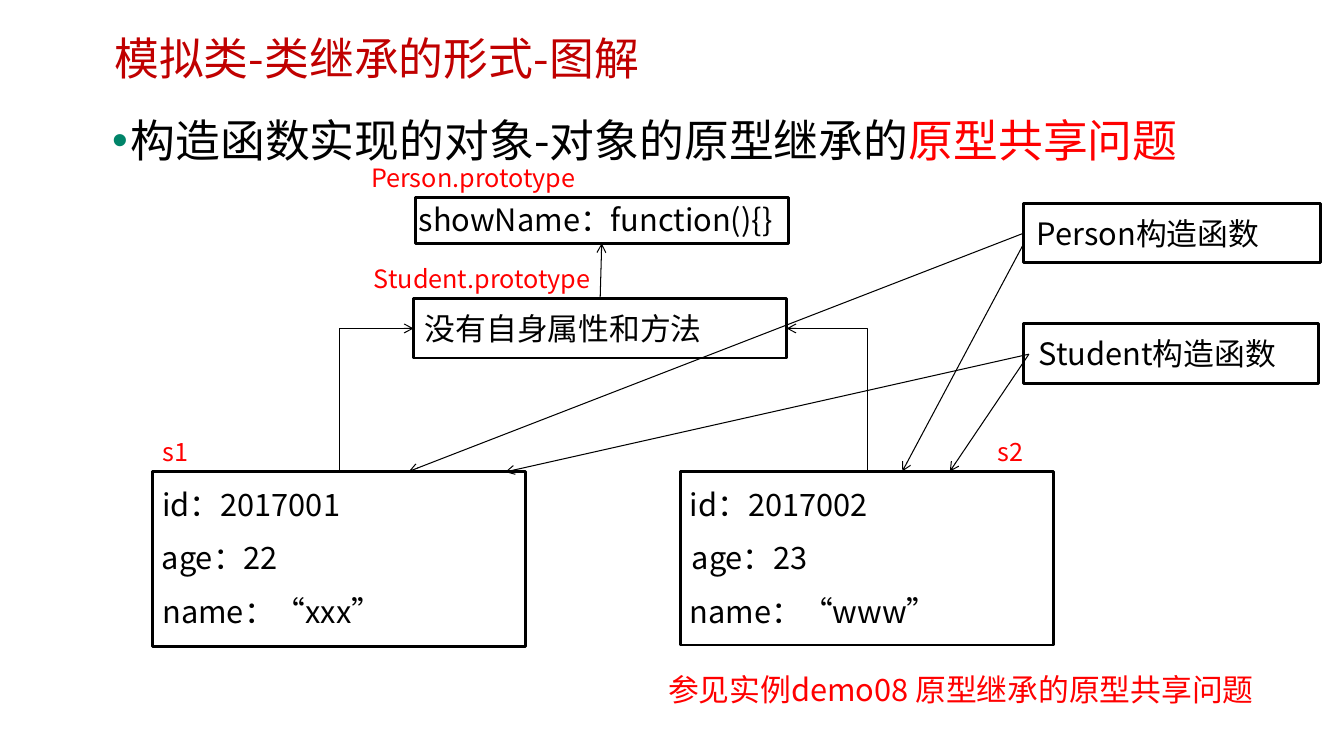
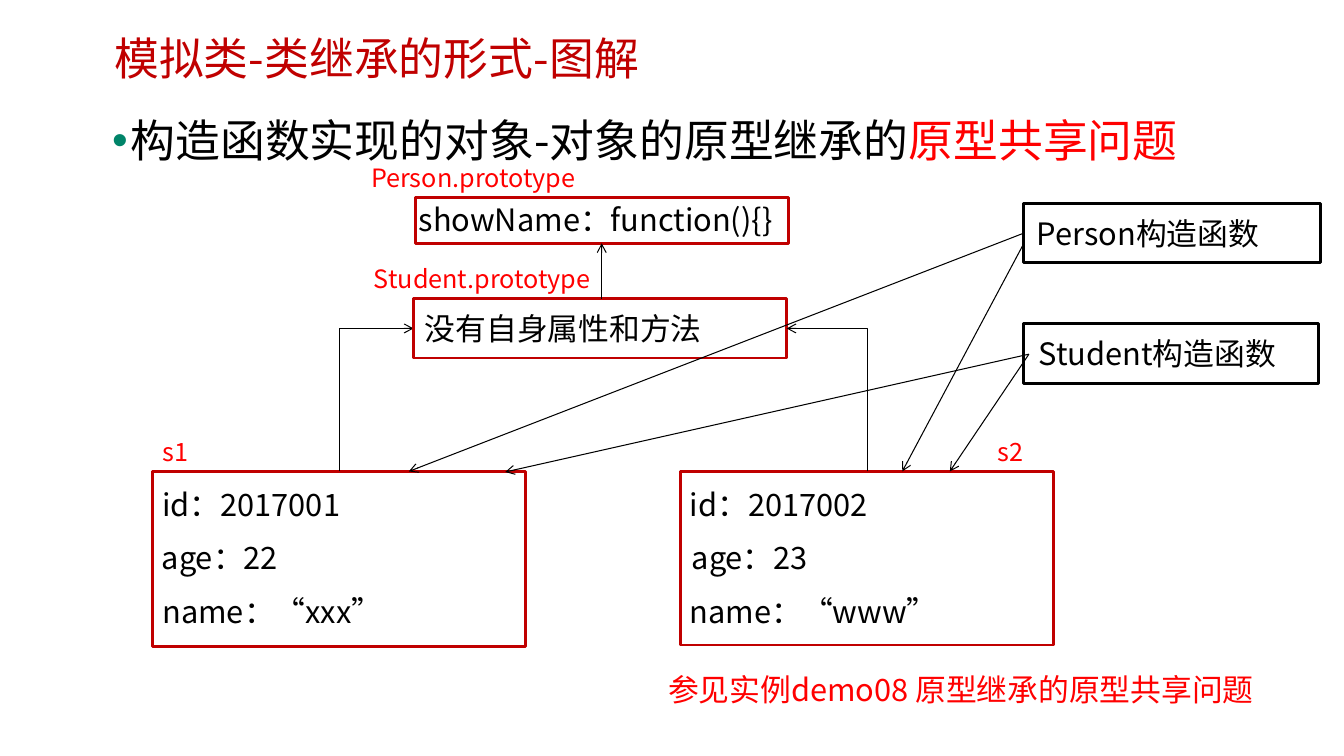
Before and after one commit to edu2act/course-javascript-advanced, a slide deck: slide 8 of 课程PPT/17.深入理解JS的继承方式.pptx. Drawn at 1344x756 pixels with LibreOffice and Linux fonts; fonts in the diff are those of the drawing; background and template pictures are left out. Boxes give left, top, right and bottom in pixels: in the first picture for what was removed or moved away, otherwise in the second. Text is boxed around its words. In the diff, an @@ line names an element or a change of style, - is before the commit and + after.

```diff
--- a/课程PPT/17.深入理解JS的继承方式.pptx
+++ b/课程PPT/17.深入理解JS的继承方式.pptx
@@ outline #000000 2 pt to #C00000 2 pt in 4 elements at [415,198,788,243], [152,472,525,647], [681,472,1054,645], [413,298,786,358] @@
```
Also in this commit, not shown: 4 other slides changed, 2 slides added, 5 other files.
